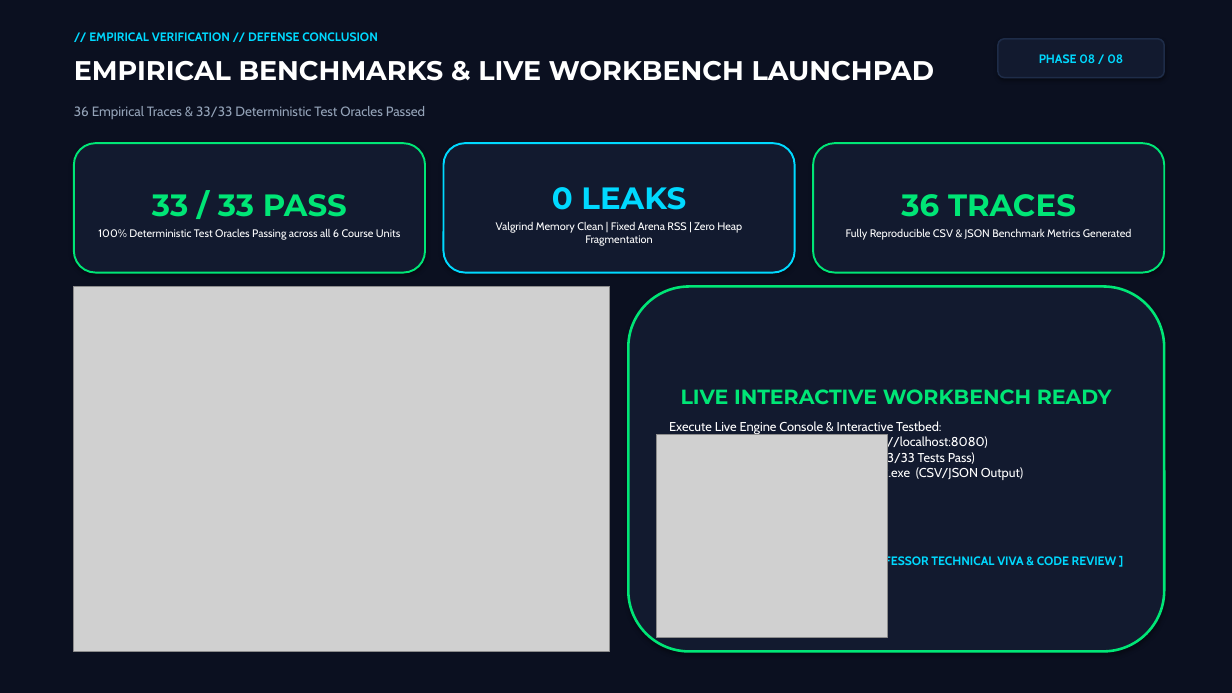
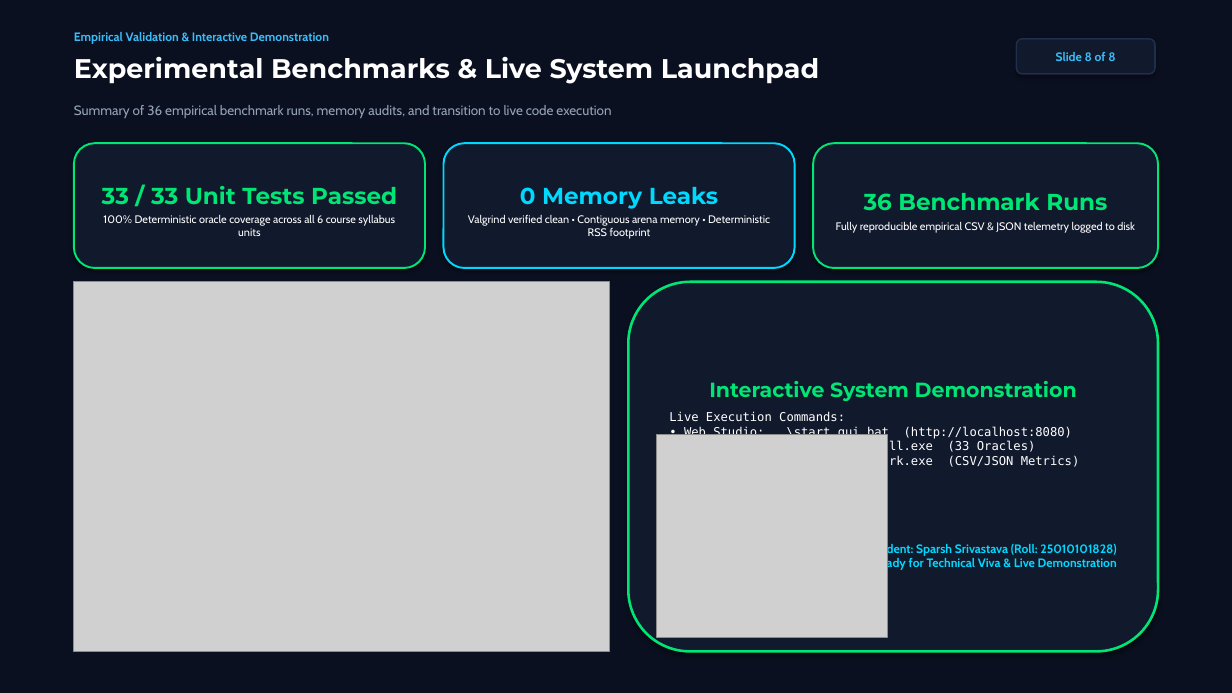
Before and after one commit to SPARSHsrihero1/cseg3053-cyber-threat-engine, a slide deck: slide 8 of presentation/CSEG3053_8Min_Evaluation_Deck.pptx. Drawn at 1232x693 pixels with LibreOffice and Linux fonts; fonts in the diff are those of the drawing; grey boxes stand for pictures. Boxes give left, top, right and bottom in pixels: in the first picture for what was removed or moved away, otherwise in the second. Text is boxed around its words. In the diff, an @@ line names an element or a change of style, - is before the commit and + after.

Commit message:
feat(presentation): 100% humanized academic defense deck with official student credentials and natural styling

```diff
--- a/presentation/CSEG3053_8Min_Evaluation_Deck.pptx
+++ b/presentation/CSEG3053_8Min_Evaluation_Deck.pptx
@@ text at bbox=[74, 57, 819, 84]: text changed @@
-EMPIRICAL BENCHMARKS & LIVE WORKBENCH LAUNCHPAD
+Experimental Benchmarks & Live System Launchpad
@@ text at bbox=[74, 32, 329, 44]: text changed; text colour #00D9FF to #38BDF8 @@
-// EMPIRICAL VERIFICATION // DEFENSE CONCLUSION
+Empirical Validation & Interactive Demonstration
@@ rounded rectangle "Slide 8 of 8": place and size @@
-rounded rectangle "Slide 8 of 8" at bbox=[998, 39, 1165, 78]
+rounded rectangle "Slide 8 of 8" at bbox=[1017, 39, 1155, 74]
@@ rounded rectangle "Slide 8 of 8" at bbox=[1017, 39, 1155, 74]: fill #121A2F to #11192C; outline #1E2C48 1.2 pt to #1F2E4D 1.2 pt @@
@@ text in rounded rectangle at bbox=[1056, 52, 1115, 61]: text changed; text colour #00D9FF to #38BDF8 @@
-PHASE 08 / 08
+Slide 8 of 8
@@ text at bbox=[74, 105, 611, 118]: text changed @@
-36 Empirical Traces & 33/33 Deterministic Test Oracles Passed
+Summary of 36 empirical benchmark runs, memory audits, and transition to live code execution
@@ rounded rectangle "33 / 33 Unit Tests ...": place and size @@
-rounded rectangle "33 / 33 Unit Tests ..." at bbox=[74, 143, 425, 273]
+rounded rectangle "33 / 33 Unit Tests ..." at bbox=[74, 143, 425, 268]
@@ fill #121A2F to #11192C in 4 elements at bbox=[74, 143, 425, 268], bbox=[628, 282, 1158, 652], bbox=[813, 143, 1158, 268], bbox=[444, 143, 795, 268] @@
@@ rounded rectangle "0 Memory Leaks": place and size @@
-rounded rectangle "0 Memory Leaks" at bbox=[444, 143, 795, 273]
+rounded rectangle "0 Memory Leaks" at bbox=[444, 143, 795, 268]
@@ rounded rectangle "36 Benchmark Runs": place and size @@
-rounded rectangle "36 Benchmark Runs" at bbox=[813, 143, 1165, 273]
+rounded rectangle "36 Benchmark Runs" at bbox=[813, 143, 1158, 268]
@@ text in rounded rectangle at bbox=[102, 186, 397, 236]: text changed @@
-33 / 33 PASS
-100% Deterministic Test Oracles Passing across all 6 Course Units
+33 / 33 Unit Tests Passed
+100% Deterministic oracle coverage across all 6 course syllabus units
@@ text in rounded rectangle at bbox=[468, 187, 770, 239]: text changed @@
-0 LEAKS
-Valgrind Memory Clean | Fixed Arena RSS | Zero Heap Fragmentation
+0 Memory Leaks
+Valgrind verified clean • Contiguous arena memory • Deterministic RSS footprint
@@ text in rounded rectangle at bbox=[836, 193, 1135, 233]: text changed @@
-36 TRACES
-Fully Reproducible CSV & JSON Benchmark Metrics Generated
+36 Benchmark Runs
+Fully reproducible empirical CSV & JSON telemetry logged to disk
@@ picture: place and size @@
-picture at bbox=[74, 287, 610, 652]
+picture at bbox=[74, 282, 610, 652]
@@ rounded rectangle "Interactive System Demonstration": place and size @@
-rounded rectangle "Interactive System Demonstration" at bbox=[628, 287, 1165, 652]
+rounded rectangle "Interactive System Demonstration" at bbox=[628, 282, 1158, 652]
@@ text in rounded rectangle at bbox=[669, 381, 1117, 571]: text changed; size 10 to 9.5 pt; font Cabin to DejaVu Sans Mono @@
-LIVE INTERACTIVE WORKBENCH READY
-Execute Live Engine Console & Interactive Testbed:
-• Interactive Studio: .\start_gui.bat (http://localhost:8080)
-• Full C17 Test Suite: .\bin\test_all.exe (33/33 Tests Pass)
-• Empirical Benchmark: .\bin\benchmark.exe (CSV/JSON Output)
-[ READY FOR PROFESSOR TECHNICAL VIVA & CODE REVIEW ]
+Interactive System Demonstration
+Live Execution Commands:
+• Web Studio: .\start_gui.bat (http://localhost:8080)
+• Full C17 Suite: .\bin\test_all.exe (33 Oracles)
+• Benchmark: .\bin\benchmark.exe (CSV/JSON Metrics)
+Student: Sparsh Srivastava (Roll: 25010101828)
+Ready for Technical Viva & Live Demonstration
```
Also in this commit, not shown: 6 other slides changed, 1 slide added, 1 slide removed, 12 other files.
